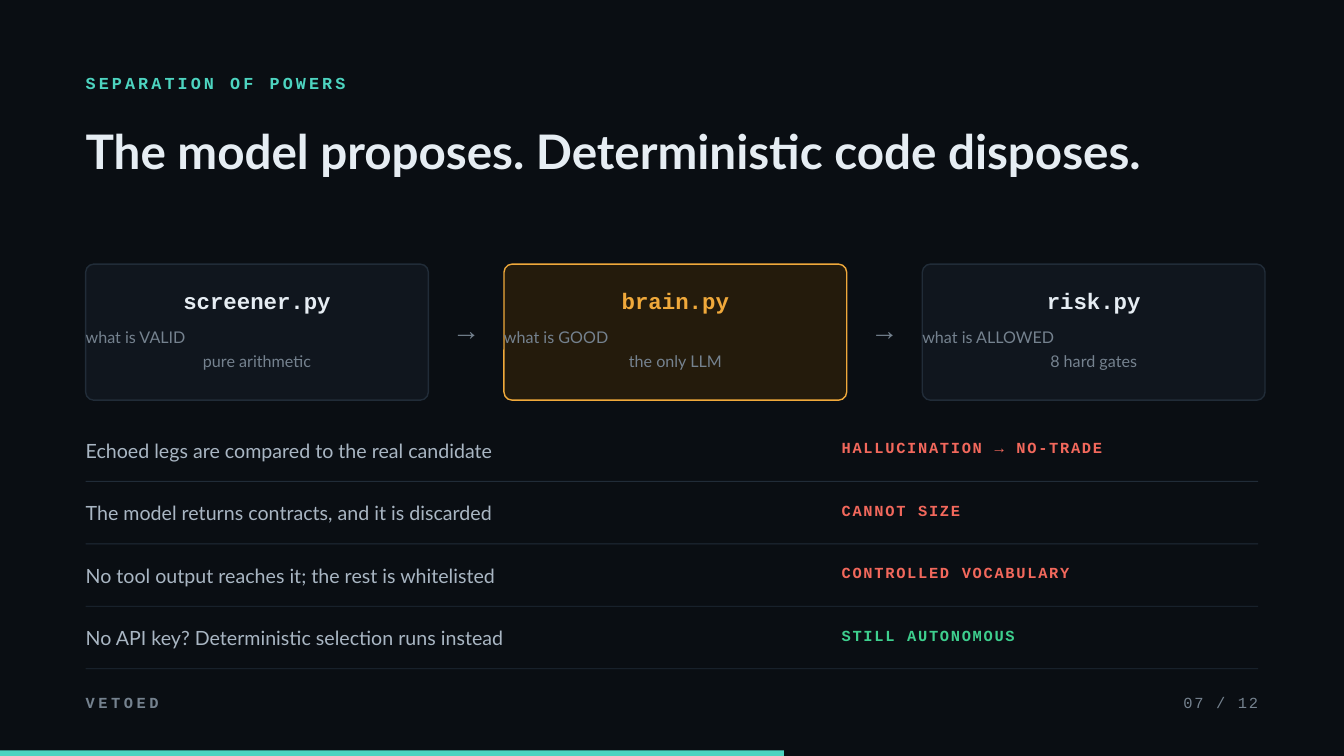
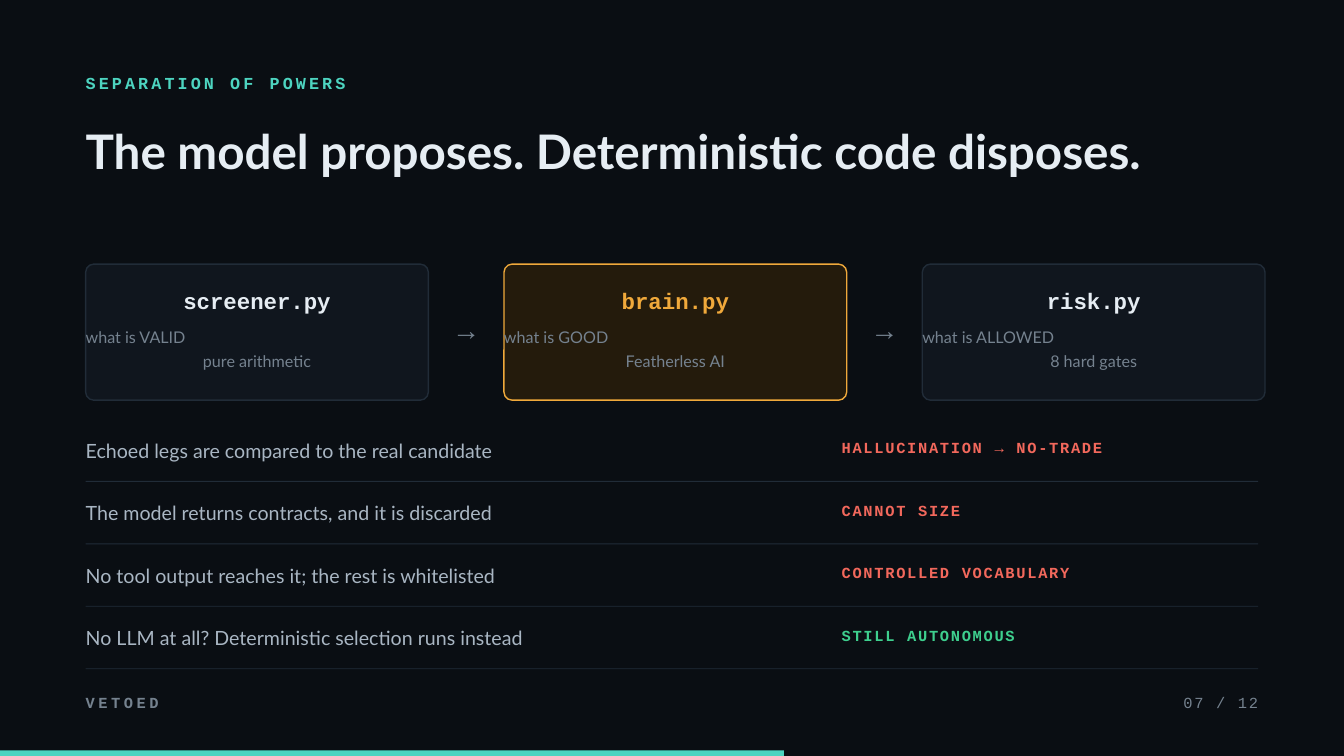
Before and after one commit to Chong1120/Vetoed, a slide deck: slide 7 of Vetoed-deck.pptx. Drawn at 1344x756 pixels with LibreOffice and Linux fonts; fonts in the diff are those of the drawing. Boxes give left, top, right and bottom in pixels: in the first picture for what was removed or moved away, otherwise in the second. Text is boxed around its words. In the diff, an @@ line names an element or a change of style, - is before the commit and + after.

```diff
--- a/Vetoed-deck.pptx
+++ b/Vetoed-deck.pptx
@@ text at [504,329,725,367]: text changed @@
-what is GOOD
-the only LLM
+what is GOOD
+Featherless AI
@@ text at [86,630,522,645]: text changed @@
-No API key? Deterministic selection runs instead
+No LLM at all? Deterministic selection runs instead
```
Also in this commit, not shown: 2 other slides changed, 5 other files.
